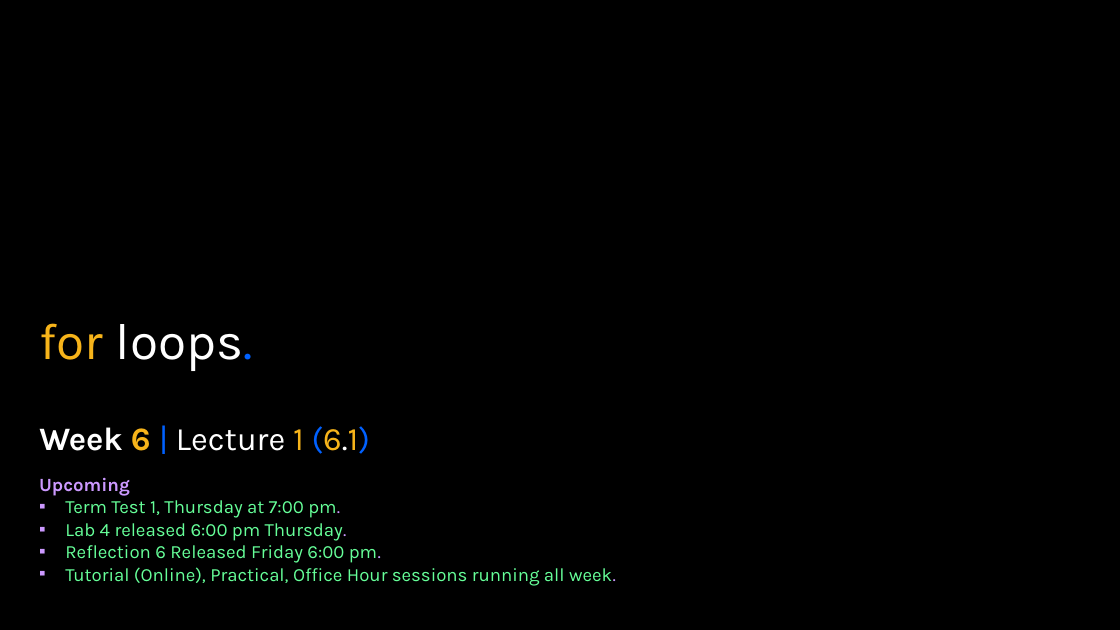
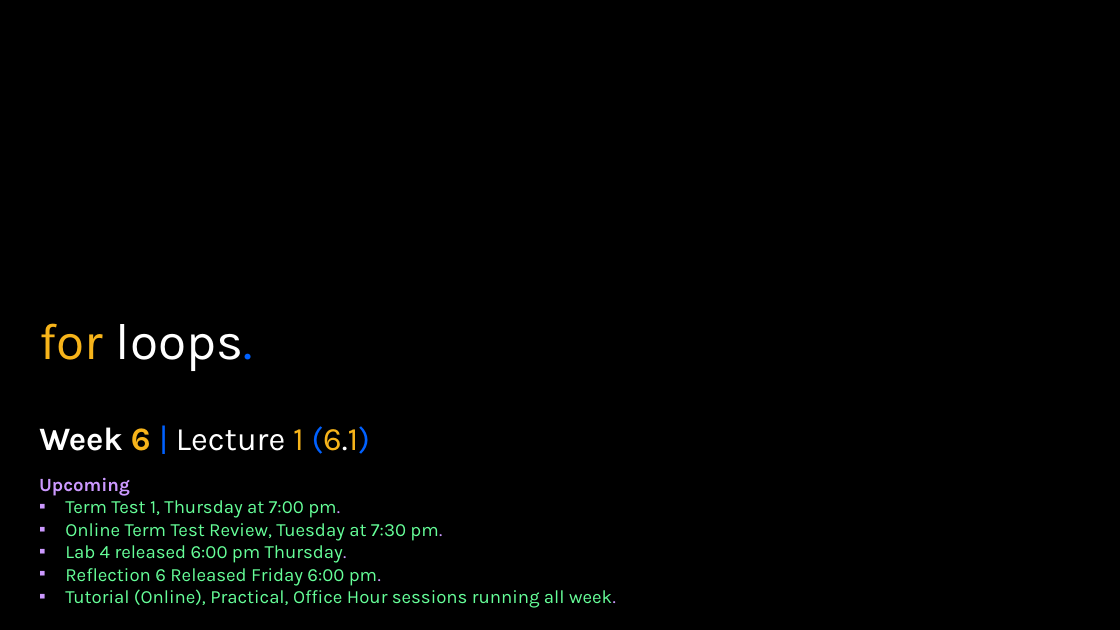
Before and after one commit to APS106/APS106-winter-2025-kinsella-goodfellow, a slide deck: slide 1 of lectures/week6/lecture1/slides/week6_lecture1.pptx. Drawn at 1120x630 pixels with LibreOffice and Linux fonts; fonts in the diff are those of the drawing; background and template pictures are left out. Boxes give left, top, right and bottom in pixels: in the first picture for what was removed or moved away, otherwise in the second. Text is boxed around its words. In the diff, an @@ line names an element or a change of style, - is before the commit and + after.

```diff
--- a/lectures/week6/lecture1/slides/week6_lecture1.pptx
+++ b/lectures/week6/lecture1/slides/week6_lecture1.pptx
@@ text at [65, 523, 442, 541]: paragraph added @@
+▪ Online Term Test Review, Tuesday at 7:30 pm.
```
Also in this commit, not shown: 5 other files.
